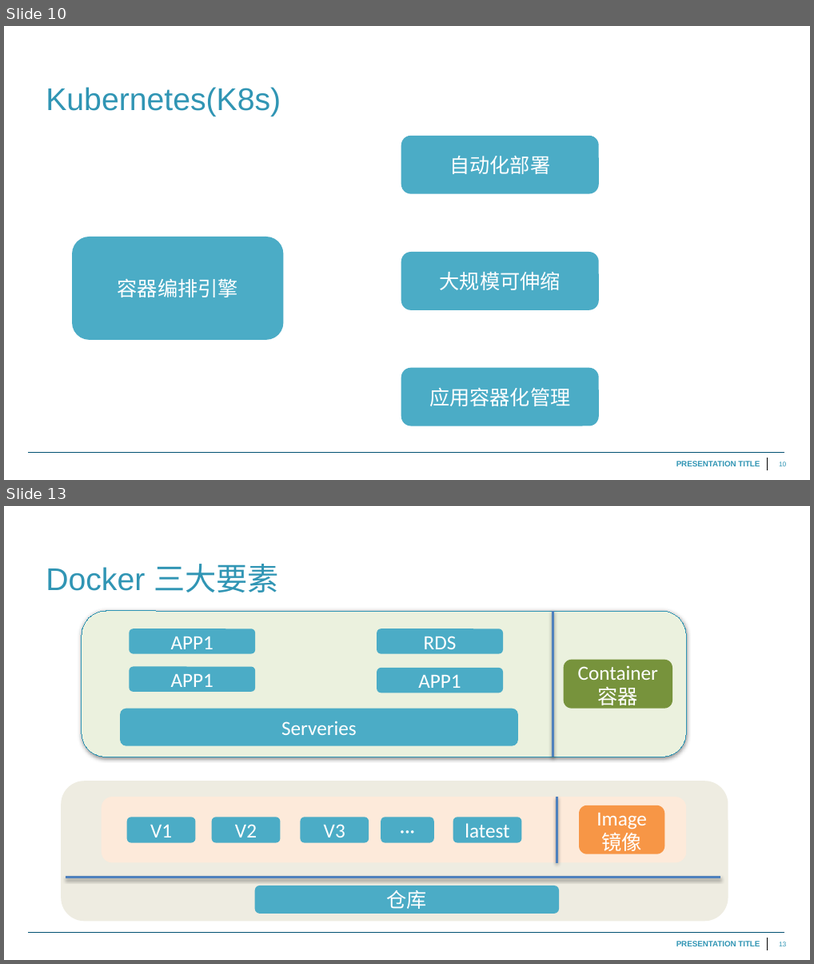
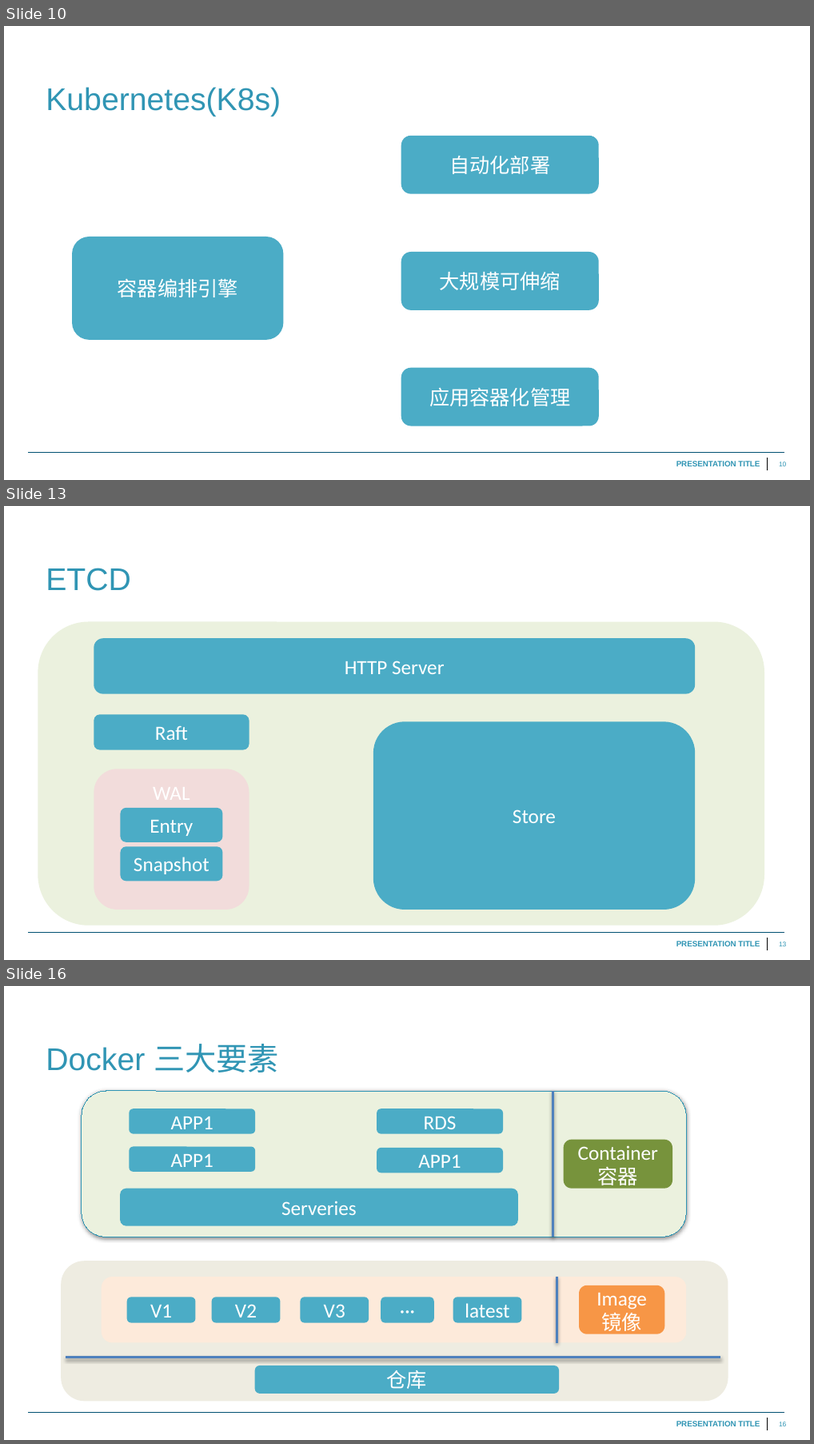
Before and after one commit to noerver/temp, a slide deck: AWSECS.pptx. Shown one above the other, each under a label of ours: slides 10 and 13 before the commit, slides 10, 13 and 16 after it; the slides between them are not shown. The pictures are 814x964 and 814x1444 pixels, drawn with LibreOffice and Linux fonts; fonts in the diff are those of the drawing; background and template pictures are left out. Boxes give left, top, right and bottom in pixels: in the first picture for what was removed or moved away, otherwise in the second. Text is boxed around its words. In the diff, an @@ line names an element or a change of style, - is before the commit and + after.

```diff
--- a/AWSECS.pptx
+++ b/AWSECS.pptx
@@ slide 13 added at [4,506,810,960], background #FFFFFF; not listed: 4 template elements that a slide beside it also shows @@
@@ text added at [46,568,131,591], 28 pt, text #3095B4 @@
+ETCD
@@ rounded rectangle added at [38,621,765,924], fill #EBF1DE @@
@@ rounded rectangle added at [94,638,695,694], fill #4BACC6, 18 pt, text #FFFFFF @@
+HTTP Server
@@ rounded rectangle added at [94,714,249,749], fill #4BACC6, 18 pt, text #FFFFFF @@
+Raft
@@ rounded rectangle added at [374,721,695,909], fill #4BACC6, 18 pt, text #FFFFFF @@
+Store
@@ rounded rectangle added at [94,769,249,909], fill #F2DCDB, 18 pt, text #FFFFFF @@
+WAL
@@ rounded rectangle added at [120,808,222,842], fill #4BACC6, 18 pt, text #FFFFFF @@
+Entry
@@ rounded rectangle added at [120,846,222,881], fill #4BACC6, 18 pt, text #FFFFFF @@
+Snapshot
@@ what was slide 13 is now slide 16 @@
```
Also in this commit, not shown: 2 slides changed, 2 other slides added.
